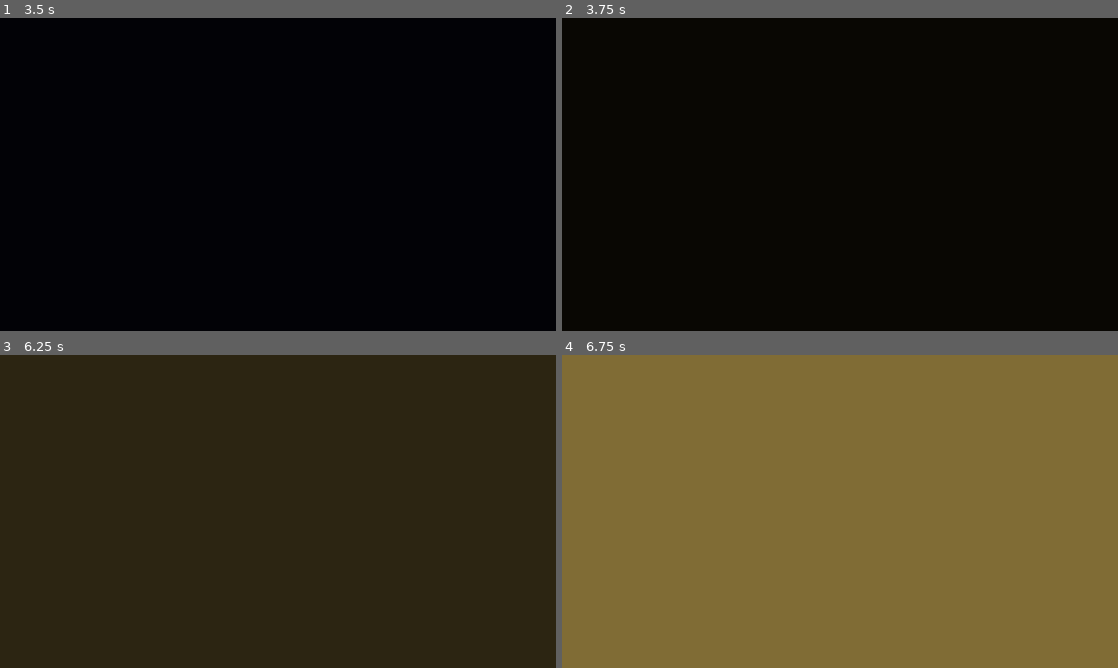
Above: before the commit, frames 1-4 (two rows, left to right).
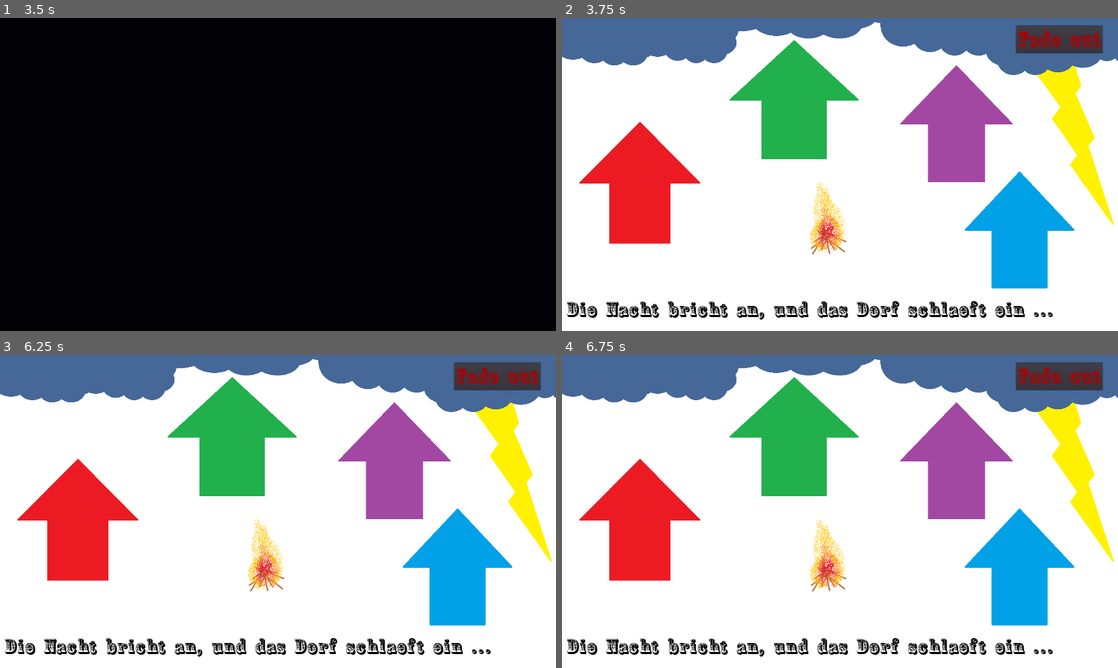
Above: after the commit, the same moments.

Repository: gadse/high-moon
Game: Godot game, scene res://scenes/main_menu/MainMenu.tscn
The game is run twice, just before and just after one commit, with the same random seed, the same clock (stepped at 60 frames per second) and the same inputs.
Inputs (mouse positions are in pixels of both pictures, inside the frame that each line leads up to):
- Up to frame 1 (3.5 s): click "New Game" at 0.5 s; click "New Game" at 1.25 s; click "New Game" at 2 s; tap Enter at 2.75 s; move the mouse to (400, 158) at 2.77 s; click (400, 158) at 2.92 s
- Up to frame 2 (3.75 s): move the mouse to (728, 190) at 3.52 s; click (728, 190) at 3.67 s
- Up to frame 3 (6.25 s): click (494, 376) at 4.25 s, where only the run after the commit has a clickable "Fade out"; click (494, 376) at 5 s, where only the run after the commit has a clickable "Fade out"; click (494, 376) at 5.75 s, where only the run after the commit has a clickable "Fade out"
- Up to frame 4 (6.75 s): move the mouse to (895, 442) at 6.52 s; click (895, 442) at 6.67 s

Frame 1 is identical in both runs. In frame 2, 99% of the frame differs, in the area x 0-100%, y 0-100%; in frame 3, 100%; in frame 4, 100%.

Commit message:
Basic experimental layout for town overview
Includes clickable houses, world-class artwork, fancy labels, pop
culture music references and the blood and sweat I spent on figuring out
WHY THE FUCK my mouse clicks weren't getting through

Diff:
--- /dev/null
+++ b/fonts/Country Western/Country Western.tres
@@ -0,0 +1,7 @@
+[gd_resource type="DynamicFont" load_steps=2 format=2]
+
+[ext_resource path="res://fonts/Country Western/Country Western.ttf" type="DynamicFontData" id=1]
+
+[resource]
+size = 75
+font_data = ExtResource( 1 )
--- a/scenes/game/Game.tscn
+++ b/scenes/game/Game.tscn
@@ -5,6 +5,7 @@
 [node name="ColorRect" type="ColorRect"]
 anchor_right = 1.0
 anchor_bottom = 1.0
+mouse_filter = 2
 color = Color( 0, 0, 0, 1 )
 script = ExtResource( 1 )
 __meta__ = {
--- a/scenes/main_menu/MainMenu.tscn
+++ b/scenes/main_menu/MainMenu.tscn
@@ -16,6 +16,7 @@
 [node name="MainMenu" type="TextureRect"]
 anchor_right = 1.0
 anchor_bottom = 1.0
+mouse_filter = 2
 texture = ExtResource( 2 )
 script = ExtResource( 1 )
 __meta__ = {
--- /dev/null
+++ b/scenes/town_overview/RedHouse.gd
@@ -0,0 +1,14 @@
+extends Node2D
+
+export var house :String
+
+#func _input(event):
+#	if event is InputEventMouseButton:
+#		if event.is_pressed() and event.button_index == BUTTON_LEFT:
+#			get_node("../Info").set_text(house + " house clicked")
+
+func _on_input_event(viewport, event, shape_idx):
+	print("event received")
+	if event is InputEventMouseButton:
+		if event.is_pressed() and event.button_index == BUTTON_LEFT:
+			get_node("../Info").set_text(house + " house clicked")
--- a/scenes/town_overview/TownOverview.gd
+++ b/scenes/town_overview/TownOverview.gd
@@ -1,7 +1,15 @@
-extends ColorRect
+extends Node2D
 
 func _ready():
-	$Fader.connect("faded_in", $Fader, "fade_out")
+	$Fader.connect("faded_in", $Fader, "init")
 	$Fader.connect("faded_out", self, "queue_free")
 
 	$Fader.fade_in()
+
+func init():
+	pass
+
+
+func _on_Experimental_FadeOut_button_up():
+	$Fader.fade_out()
+	pass # Replace with function body.
--- a/scenes/town_overview/TownOverview.tscn
+++ b/scenes/town_overview/TownOverview.tscn
@@ -1,19 +1,83 @@
-[gd_scene load_steps=3 format=2]
+[gd_scene load_steps=6 format=2]
 
 [ext_resource path="res://scenes/town_overview/TownOverview.gd" type="Script" id=1]
 [ext_resource path="res://scenes/templates/scene_fader/SceneFader.tscn" type="PackedScene" id=2]
+[ext_resource path="res://graphics/background/TownOverviewMock.png" type="Texture" id=3]
+[ext_resource path="res://scenes/town_overview/RedHouse.gd" type="Script" id=4]
+[ext_resource path="res://fonts/Country Western/Country Western.tres" type="DynamicFont" id=5]
 
+[node name="TownOverview" type="Node2D"]
+script = ExtResource( 1 )
 
+[node name="Fader" parent="." instance=ExtResource( 2 )]
 
+[node name="TownOverviewMock" type="Sprite" parent="."]
+position = Vector2( 0.630005, -0.296234 )
+texture = ExtResource( 3 )
+centered = false
 
-
-[node name="ColorRect" type="ColorRect"]
-anchor_right = 1.0
-anchor_bottom = 1.0
-color = Color( 0.541176, 0.454902, 0.223529, 1 )
-script = ExtResource( 1 )
+[node name="Experimental_FadeOut" type="Button" parent="."]
+margin_left = 1568.45
+margin_top = 25.5379
+margin_right = 1867.45
+margin_bottom = 120.538
+custom_fonts/font = ExtResource( 5 )
+custom_colors/font_color = Color( 0.67451, 0.00392157, 0.00392157, 1 )
+text = "Fade out"
 __meta__ = {
 "_edit_use_anchors_": false
 }
 
-[node name="Fader" parent="." instance=ExtResource( 2 )]
+[node name="Info" type="Label" parent="."]
+margin_left = 16.0
+margin_top = 944.0
+margin_right = 1912.0
+margin_bottom = 1070.0
+custom_fonts/font = ExtResource( 5 )
+custom_colors/font_color = Color( 0, 0, 0, 1 )
+text = "Die Nacht bricht an, und das Dorf schlaeft ein ..."
+valign = 1
+__meta__ = {
+"_edit_use_anchors_": false
+}
+
+[node name="RedHouse" type="Area2D" parent="."]
+collision_layer = 2147483649
+script = ExtResource( 4 )
+house = "red"
+
+[node name="CollisionShape2D" type="CollisionPolygon2D" parent="RedHouse"]
+position = Vector2( 167.044, 569.823 )
+polygon = PoolVector2Array( -5.89636, 4.44983, -109.241, 2.66797, 101.011, -211.148, 312.154, 1.7771, 207.028, 5.3407, 207.028, 208.466, -3.22366, 208.466 )
+
+[node name="GreenHouse" type="Area2D" parent="."]
+collision_layer = 2147483649
+script = ExtResource( 4 )
+house = "green"
+
+[node name="CollisionShape2D" type="CollisionPolygon2D" parent="GreenHouse"]
+position = Vector2( 799.788, 281.846 )
+polygon = PoolVector2Array( -225.264, 2.88385, 2.80634, -204.696, 223.749, -0.679749, 113.278, 3.77478, 115.06, 205.118, -113.01, 205.118, -112.12, 4.66565 )
+
+[node name="BlueHouse" type="Area2D" parent="."]
+script = ExtResource( 4 )
+house = "I'm blue dabedi dabedei"
+
+[node name="CollisionPolygon2D" type="CollisionPolygon2D" parent="BlueHouse"]
+position = Vector2( 1392, 728 )
+polygon = PoolVector2Array( -3.19434, 3.96155, 187.458, -198.272, 378.11, 3.96155, 283.675, 6.63422, 283.675, 203.523, 91.241, 205.305, 92.1318, 6.63422 )
+
+[node name="PurpleHouse" type="Area2D" parent="."]
+position = Vector2( 1333.12, 362.848 )
+script = ExtResource( 4 )
+house = "purple"
+
+[node name="CollisionPolygon2D" type="CollisionPolygon2D" parent="PurpleHouse"]
+position = Vector2( -0.629944, -1.25989 )
+scale = Vector2( 1.06299, 1 )
+polygon = PoolVector2Array( -154.736, 4.58301, 28.9789, -198.264, 212.101, 3.95303, 120.836, 4.58301, 119.651, 203.021, -65.2491, 203.021, -65.2491, 5.21295 )
+[connection signal="button_up" from="Experimental_FadeOut" to="." method="_on_Experimental_FadeOut_button_up"]
+[connection signal="input_event" from="RedHouse" to="RedHouse" method="_on_input_event"]
+[connection signal="input_event" from="GreenHouse" to="GreenHouse" method="_on_input_event"]
+[connection signal="input_event" from="BlueHouse" to="BlueHouse" method="_on_input_event"]
+[connection signal="input_event" from="PurpleHouse" to="PurpleHouse" method="_on_input_event"]
Binary file added: graphics/background/TownOverviewMock.png
Not shown, added: graphics/background/TownOverviewMock.png.import
